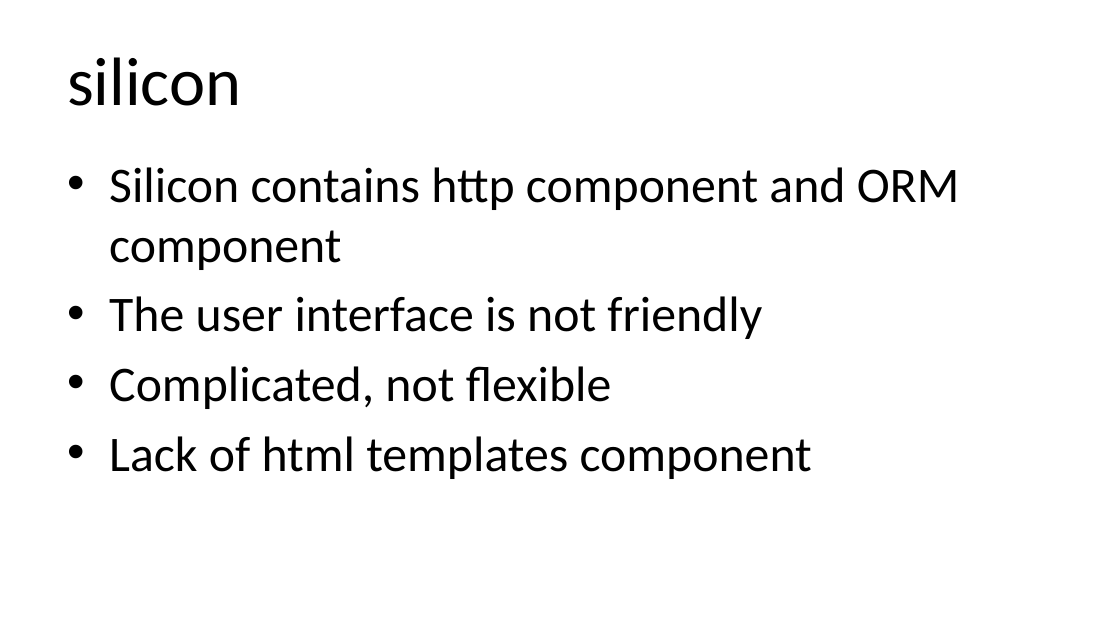
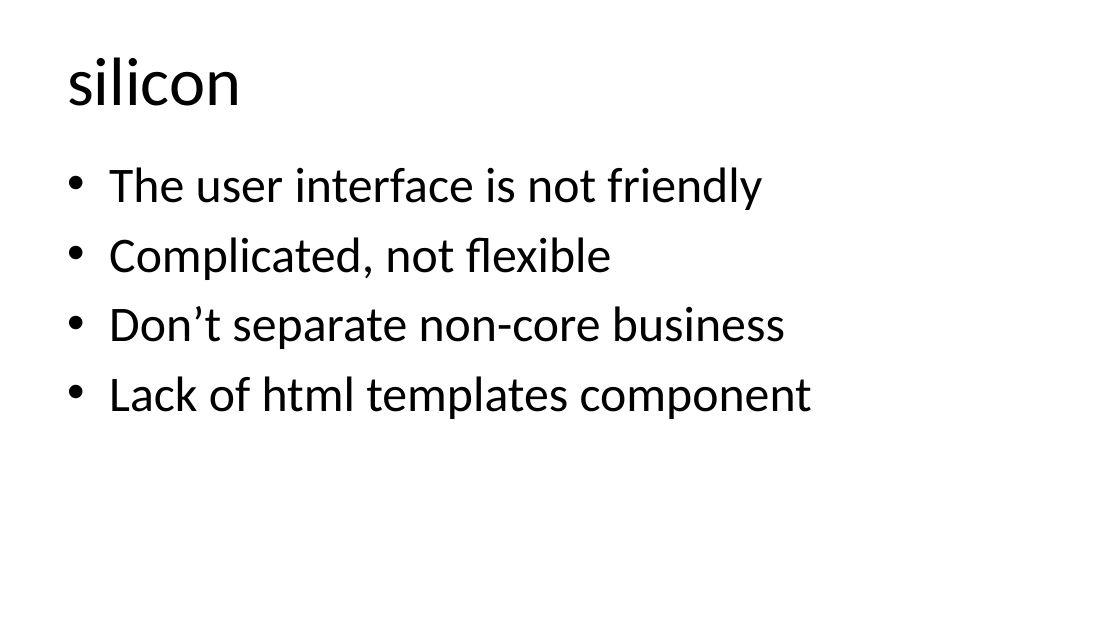
Before and after one commit to qicosmos/cppcon2018, a slide deck: slide 11 of cppcon2018.pptx (slide 18 before the commit). Drawn at 1120x630 pixels with LibreOffice and Linux fonts; fonts in the diff are those of the drawing. Boxes give left, top, right and bottom in pixels: in the first picture for what was removed or moved away, otherwise in the second. Text is boxed around its words. In the diff, an @@ line names an element or a change of style, - is before the commit and + after.

```diff
--- a/cppcon2018.pptx
+++ b/cppcon2018.pptx
@@ text at [109,167,960,270]: paragraph removed @@
-• Silicon contains http component and ORM component
@@ text at [109,306,785,349]: paragraph added @@
+• Don’t separate non-core business
```
Also in this commit, not shown: 13 other slides changed, 8 slides added, 2 slides removed.
